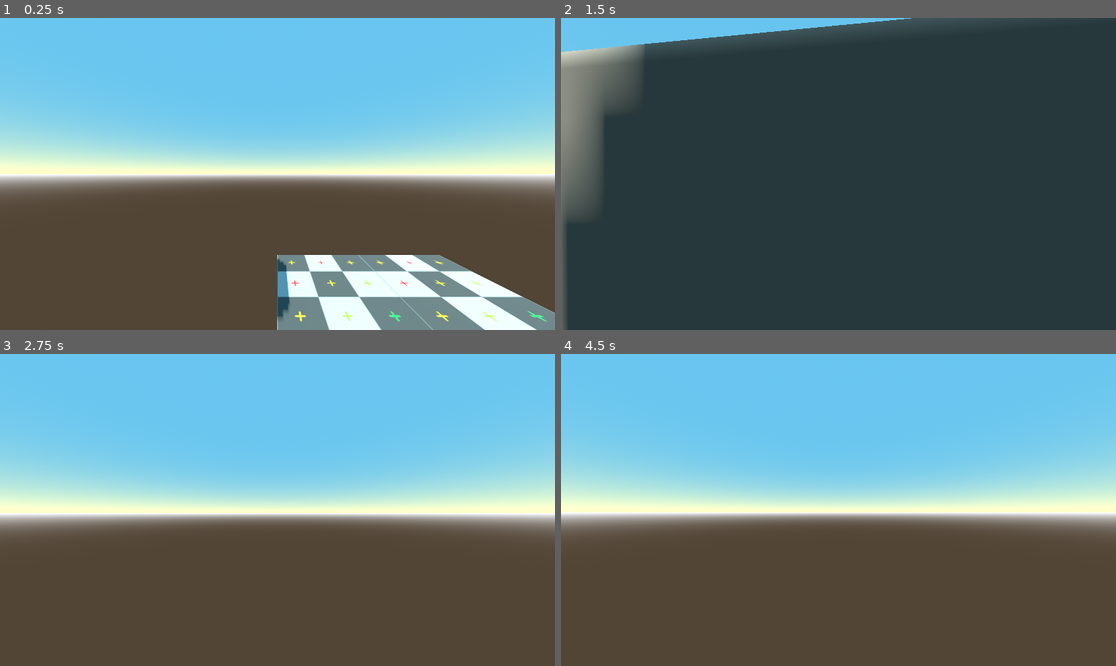
Above: before the commit, frames 1-4 (two rows, left to right).
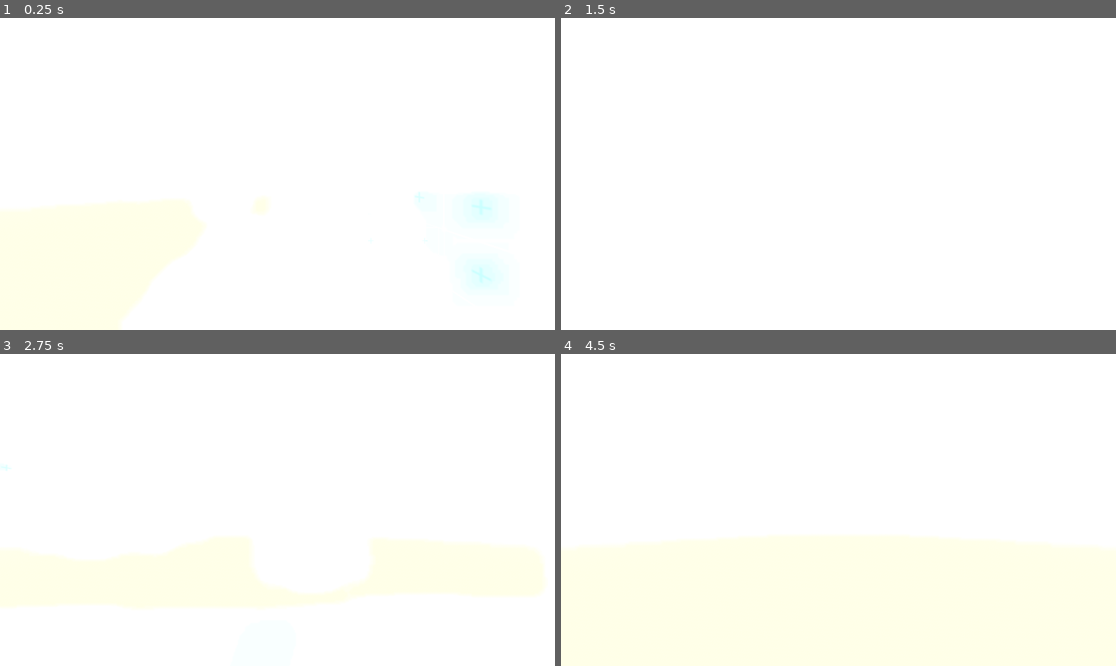
Above: after the commit, the same moments.

Repository: RiciTrix/LoreCraft
Game: Godot game, scene res://Scenes/3D_Playspace.tscn
The game is run twice, just before and just after one commit, with the same random seed, the same clock (stepped at 60 frames per second) and the same inputs. The project has no main scene, so this scene is started directly.
Inputs (mouse positions are in pixels of both pictures, inside the frame that each line leads up to):
- Up to frame 1 (0.25 s): no input
- Up to frame 2 (1.5 s): tap Enter (ui_accept) at 0.5, 0.77 s; move the mouse to (866, 174) at 0.52 s; hold W (forward) from 0.53 s (still down); move the mouse to (810, 174) at 1.27 s
- Up to frame 3 (2.75 s): keep holding W (forward); tap Enter (ui_accept) at 1.52 s; move the mouse to (288, 503) at 2.02 s
- Up to frame 4 (4.5 s): keep holding W (forward); move the mouse to (832, 516) at 2.77 s; tap Enter (ui_accept) at 3.02, 3.77 s; move the mouse to (877, 513) at 3.52 s; move the mouse to (794, 506) at 4.27 s

The runs differ from the first frame. In frame 1, 96% of the frame differs, in the area x 0-100%, y 0-100%; in frame 2, 100%; in frame 3, 100%; in frame 4, 100%.

Commit message:
Player more with lights

Diff:
--- a/Enviroments/3D_Playspace.tres
+++ b/Enviroments/3D_Playspace.tres
@@ -10,23 +10,26 @@
 
 [resource]
 background_mode = 2
-background_energy_multiplier = 1.6
+background_energy_multiplier = 1.5
 sky = SubResource("Sky_28tlf")
 ambient_light_source = 3
+ambient_light_color = Color(1, 1, 1, 1)
+ambient_light_sky_contribution = 0.5
+ambient_light_energy = 1.05
 reflected_light_source = 2
 ssr_enabled = true
 ssao_enabled = true
-ssao_radius = 1.5
+ssao_radius = 2.2
 ssao_intensity = 2.5
 ssao_power = 5.04537
 ssao_sharpness = 1.0
 ssao_light_affect = 0.09
 glow_enabled = true
 glow_normalized = true
-glow_intensity = 0.5
-glow_strength = 1.25
-glow_bloom = 0.02
-glow_blend_mode = 1
+glow_intensity = 8.0
+glow_strength = 0.3
+glow_bloom = 0.5
+glow_blend_mode = 0
 fog_enabled = true
 fog_light_color = Color(0.507988, 0.56861, 0.558248, 1)
 fog_sun_scatter = 0.5
--- a/Scenes/3D_Playspace.tscn
+++ b/Scenes/3D_Playspace.tscn
@@ -17,11 +17,59 @@
 [node name="Modular Floor9" parent="Enviroment" instance=ExtResource("1_vxxph")]
 transform = Transform3D(1, 0, 0, 0, 1, 0, 0, 0, 1, 6, 1, -3)
 
+[node name="Modular Floor12" parent="Enviroment" instance=ExtResource("1_vxxph")]
+transform = Transform3D(1, 0, 0, 0, 1, 0, 0, 0, 1, 6, 2, -3)
+
+[node name="Modular Floor13" parent="Enviroment" instance=ExtResource("1_vxxph")]
+transform = Transform3D(1, 0, 0, 0, 1, 0, 0, 0, 1, 6, 3, -3)
+
+[node name="Modular Floor14" parent="Enviroment" instance=ExtResource("1_vxxph")]
+transform = Transform3D(1, 0, 0, 0, 1, 0, 0, 0, 1, 6, 4, -3)
+
+[node name="Modular Floor15" parent="Enviroment" instance=ExtResource("1_vxxph")]
+transform = Transform3D(1, 0, 0, 0, 1, 0, 0, 0, 1, 9, 2, -6)
+
+[node name="Modular Floor16" parent="Enviroment" instance=ExtResource("1_vxxph")]
+transform = Transform3D(1, 0, 0, 0, 1, 0, 0, 0, 1, 9, 3, -6)
+
+[node name="Modular Floor17" parent="Enviroment" instance=ExtResource("1_vxxph")]
+transform = Transform3D(1, 0, 0, 0, 1, 0, 0, 0, 1, 9, 4, -6)
+
+[node name="Modular Floor21" parent="Enviroment" instance=ExtResource("1_vxxph")]
+transform = Transform3D(1, 0, 0, 0, 1, 0, 0, 0, 1, 6, 4, -6)
+
+[node name="Modular Floor18" parent="Enviroment" instance=ExtResource("1_vxxph")]
+transform = Transform3D(1, 0, 0, 0, 1, 0, 0, 0, 1, 6, 2, -9)
+
+[node name="Modular Floor19" parent="Enviroment" instance=ExtResource("1_vxxph")]
+transform = Transform3D(1, 0, 0, 0, 1, 0, 0, 0, 1, 6, 3, -9)
+
+[node name="Modular Floor20" parent="Enviroment" instance=ExtResource("1_vxxph")]
+transform = Transform3D(1, 0, 0, 0, 1, 0, 0, 0, 1, 6, 4, -9)
+
 [node name="Modular Floor10" parent="Enviroment" instance=ExtResource("1_vxxph")]
 transform = Transform3D(1, 0, 0, 0, 1, 0, 0, 0, 1, 6, 1, -6)
 
 [node name="Modular Floor11" parent="Enviroment" instance=ExtResource("1_vxxph")]
 transform = Transform3D(1, 0, 0, 0, 1, 0, 0, 0, 1, 3, 1, -6)
+
+[node name="Modular Floor22" parent="Enviroment" instance=ExtResource("1_vxxph")]
+transform = Transform3D(1, 0, 0, 0, 1, 0, 0, 0, 1, 3, 1, -9)
+
+[node name="Modular Floor25" parent="Enviroment" instance=ExtResource("1_vxxph")]
+transform = Transform3D(1, 0, 0, 0, 1, 0, 0, 0, 1, 3, 1, -15)
+
+[node name="Modular Floor26" parent="Enviroment" instance=ExtResource("1_vxxph")]
+transform = Transform3D(1, 0, 0, 0, 1, 0, 0, 0, 1, -3, 2, -15)
+
+[node name="Modular Floor27" parent="Enviroment" instance=ExtResource("1_vxxph")]
+transform = Transform3D(1, 0, 0, 0, 1, 0, 0, 0, 1, -9, 4, -15)
+
+[node name="Modular Floor23" parent="Enviroment" instance=ExtResource("1_vxxph")]
+transform = Transform3D(1, 0, 0, 0, 1, 0, 0, 0, 1, 0, 1, -9)
+
+[node name="Modular Floor24" parent="Enviroment" instance=ExtResource("1_vxxph")]
+transform = Transform3D(1, 0, 0, 0, 1, 0, 0, 0, 1, 0, 1, -6)
 
 [node name="Modular Floor4" parent="Enviroment" instance=ExtResource("1_vxxph")]
 transform = Transform3D(1, 0, 0, 0, 1, 0, 0, 0, 1, 3, 0, 0)
@@ -37,16 +85,26 @@
 [node name="Modular Floor7" parent="Enviroment" instance=ExtResource("1_vxxph")]
 transform = Transform3D(1, 0, 0, 0, 1, 0, 0, 0, 1, 3, 0.5, 3)
 
-[node name="Player" parent="." instance=ExtResource("2_yd8mt")]
-transform = Transform3D(1, 0, 0, 0, 1, 0, 0, 0, 1, 0, 3, 0)
+[node name="Lights" type="Node3D" parent="."]
 
-[node name="DirectionalLight3D" type="DirectionalLight3D" parent="."]
+[node name="OmniLight3D" type="OmniLight3D" parent="Lights"]
+transform = Transform3D(1, 0, 0, 0, 1, 0, 0, 0, 1, 4, 2, -4.4)
+light_color = Color(0, 0.52191, 0.79828, 1)
+light_energy = 3.0
+light_specular = 5.0
+light_bake_mode = 1
+shadow_enabled = true
+distance_fade_enabled = true
+
+[node name="DirectionalLight3D" type="DirectionalLight3D" parent="Lights"]
 transform = Transform3D(1, 0, 0, 0, 0.866025, 0.5, 0, -0.5, 0.866025, 0, 9, 0)
-light_color = Color(1, 0.883001, 0.747641, 1)
-light_energy = 2.0
+light_color = Color(1, 0.723985, 0.323955, 1)
 shadow_enabled = true
 shadow_blur = 0.2
 directional_shadow_mode = 1
+
+[node name="Player" parent="." instance=ExtResource("2_yd8mt")]
+transform = Transform3D(1, 0, 0, 0, 1, 0, 0, 0, 1, 0, 3, 0)
 
 [node name="WorldEnvironment" type="WorldEnvironment" parent="."]
 environment = ExtResource("3_hkgyb")
